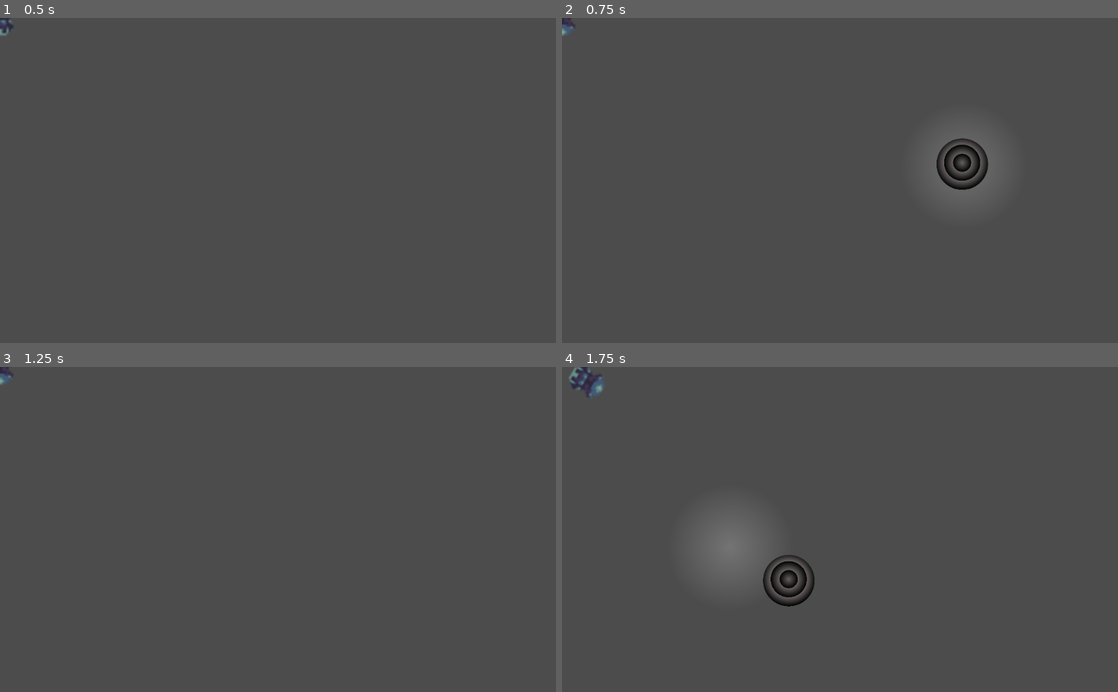
Above: before the commit, frames 1-4 (two rows, left to right).
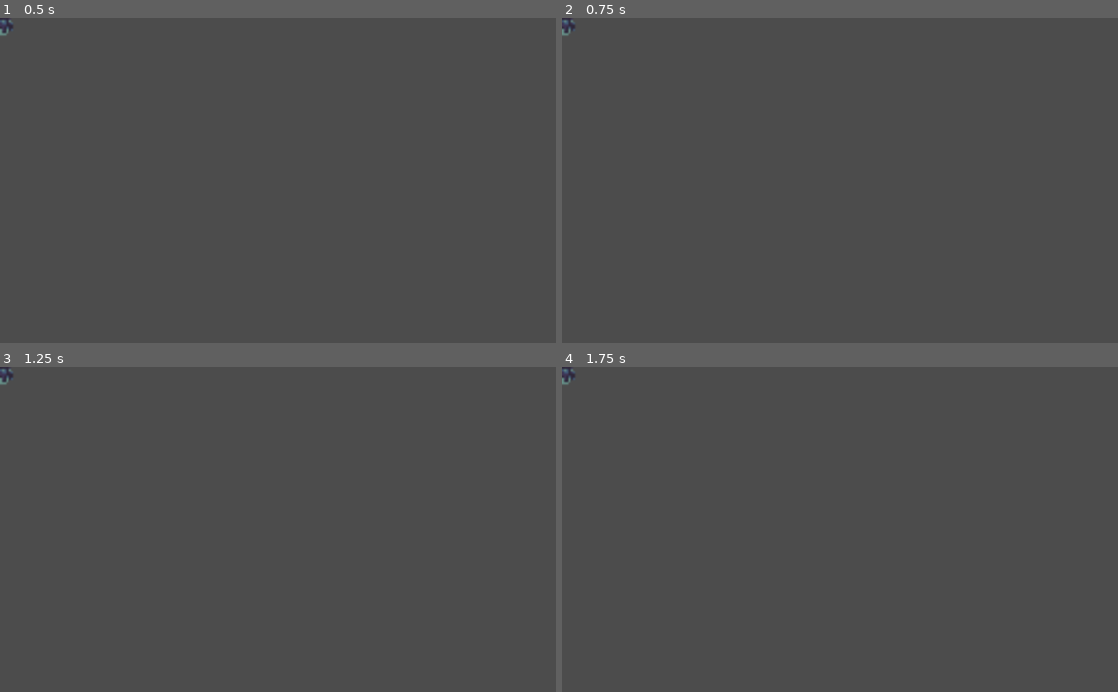
Above: after the commit, the same moments.

Repository: emberhunt/emberhunt
Game: Godot game, scene res://scenes/player.tscn
Two runs of this game, one before a commit and one after it. Both use one fixed random seed, a clock stepped at 60 frames per second and the inputs below. This scene is started directly instead of the project's main scene.
Inputs (mouse positions are in pixels of both pictures, inside the frame that each line leads up to):
- Up to frame 1 (0.5 s): no input
- Up to frame 2 (0.75 s): tap Enter at 0.5 s; move the mouse to (962, 164) at 0.52 s; click (962, 164) at 0.67 s
- Up to frame 3 (1.25 s): no input
- Up to frame 4 (1.75 s): tap Space at 1.25 s; drag from (728, 545) to (812, 594) at 1.27 s

Frame 1 is identical in both runs. In frame 2, 0.7% of the frame differs, in the area x 0-77%, y 0-53%; in frame 3, less than 0.1%; in frame 4, 2.1%, in the area x 0-46%, y 0-74%.

Commit message:
Made the touchpad fixed and disabled player rotation

Diff:
--- a/scenes/player.tscn
+++ b/scenes/player.tscn
@@ -19,6 +19,7 @@
 [node name="UI" type="CanvasLayer" parent="KinematicBody2D"]
 
 [node name="touchpad" parent="KinematicBody2D/UI" instance=ExtResource( 2 )]
+position = Vector2( 120, 500 )
 
 [node name="Sprite" type="Sprite" parent="KinematicBody2D"]
 scale = Vector2( 4, 4 )
--- a/scripts/touchpad.gd
+++ b/scripts/touchpad.gd
@@ -13,8 +13,8 @@
 export(Texture) var foreground_sprite = null # dragable foreground texture for the touchpad
 export(bool) var always_output_max_drag = false # always output the maximum drag value
 export(int,-1,10000) var MAX_DRAG = -1 # maximum drag radius from touchpad's center in pixels
-export(bool) var is_fixed = false # touchpad will only appear at the screen-local coordinates defined as fixed_position
-export(Vector2) var fixed_position = Vector2(0,0) # if is_fixed is true, only appear if the user clicks inside the maximum_drag radius around fixed_poistion
+export(bool) var is_fixed = true # touchpad will only appear at the screen-local coordinates defined as fixed_position
+export(Vector2) var fixed_position = Vector2(150,450) # if is_fixed is true, only appear if the user clicks inside the maximum_drag radius around fixed_poistion
 
 onready var player_node = get_parent().get_parent() # set to relativ path to the player
 
@@ -60,7 +60,8 @@
 		# ******************************************************************************************* #
 		# Change the following lines according to the class variables / functions of your player node #
 		# ******************************************************************************************* #
-		player_node.rotation = touchpad_rotation # float - rotation in rad
+		# we dont need rotation do we?
+		#player_node.rotation = touchpad_rotation # float - rotation in rad
 		player_node.direction = touchpad_direction # Vector2() - normalized direction vector
 		player_node.speed = touchpad_power # intensity of the touchpad's drag
 	else:
